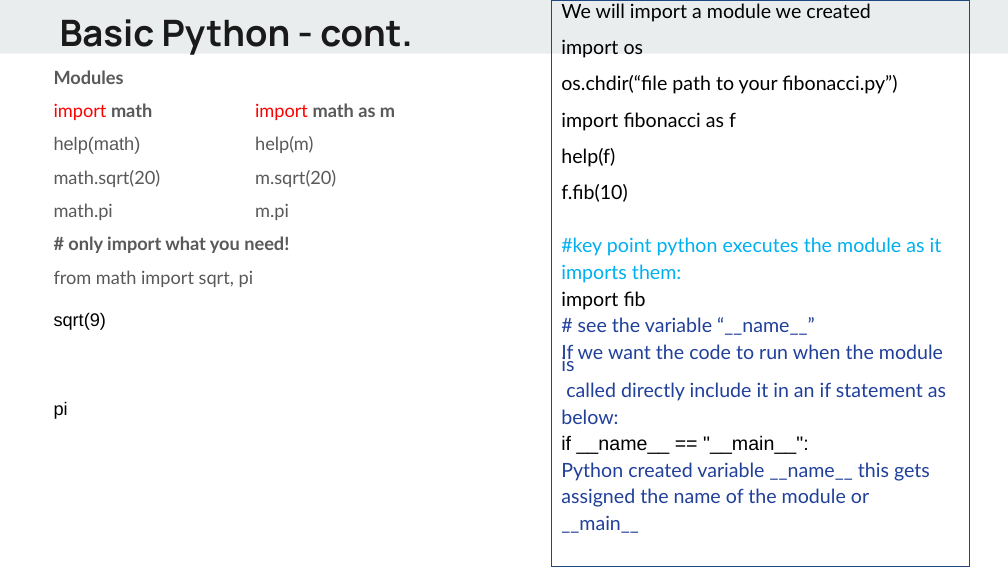
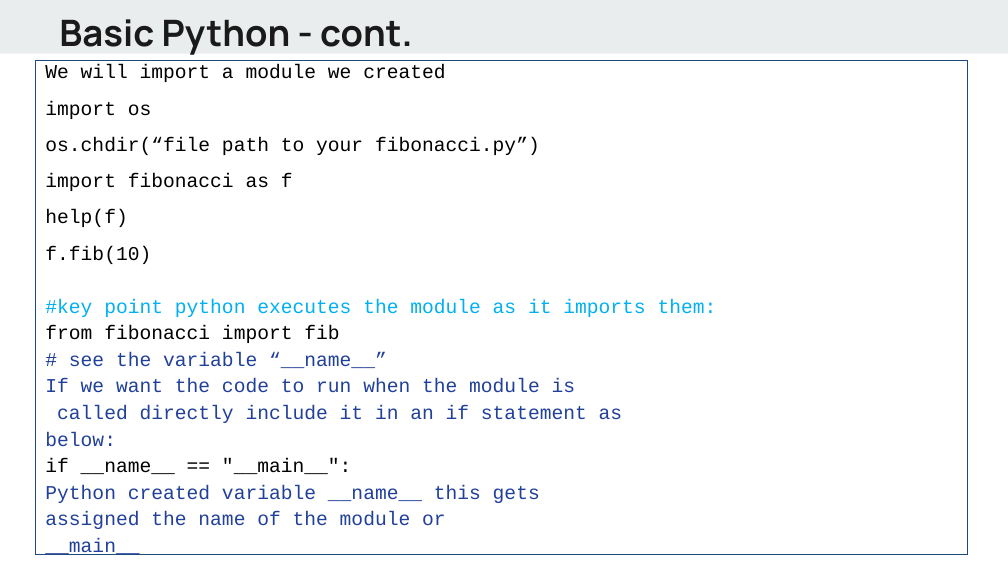
Before and after one commit to alif0/hello_world, a slide deck: slide 25 of lectures/Python - day1.pptx (slide 22 before the commit). Drawn at 1008x567 pixels with LibreOffice and Linux fonts; fonts in the diff are those of the drawing. Boxes give left, top, right and bottom in pixels: in the first picture for what was removed or moved away, otherwise in the second. Text is boxed around its words. In the diff, an @@ line names an element or a change of style, - is before the commit and + after.

```diff
--- a/lectures/Python - day1.pptx
+++ b/lectures/Python - day1.pptx
@@ rectangle "We will import a module ...": place and size @@
-rectangle "We will import a module ..." at [551,0,970,566]
+rectangle "We will import a module ..." at [35,60,968,554]
@@ text in rectangle at [45,64,623,555]: font Lato to Courier New in "We will import a module we created", "import os", "os.chdir(“file path to your fibonacci.py”)", "import fibonacci as f" and 9 more places; font Arial to Courier New in "if __name__ == "__main__":" @@
@@ text removed at [54,70,395,419] @@
-Modules
-import math import math as m
-help(math) help(m)
-math.sqrt(20) m.sqrt(20)
-math.pi m.pi
-# only import what you need!
-from math import sqrt, pi
-sqrt(9)
-pi
-Full list of python modules
-https://docs.python.org/release/3.3.7/py-modindex.htm
-l
@@ text in rectangle at [45,299,717,343]: text changed; font Lato to Courier New @@
-#key point python executes the module as it
-imports them:
-import fib
+#key point python executes the module as it imports them:
+from fibonacci import fib
```
Also in this commit, not shown: 11 other slides changed, 8 slides added, 11 slides removed.
